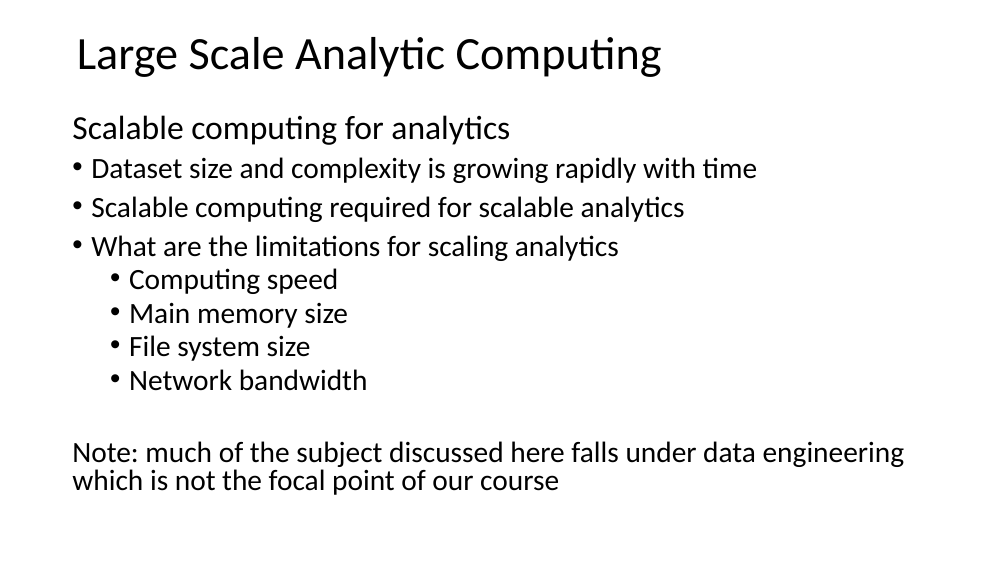
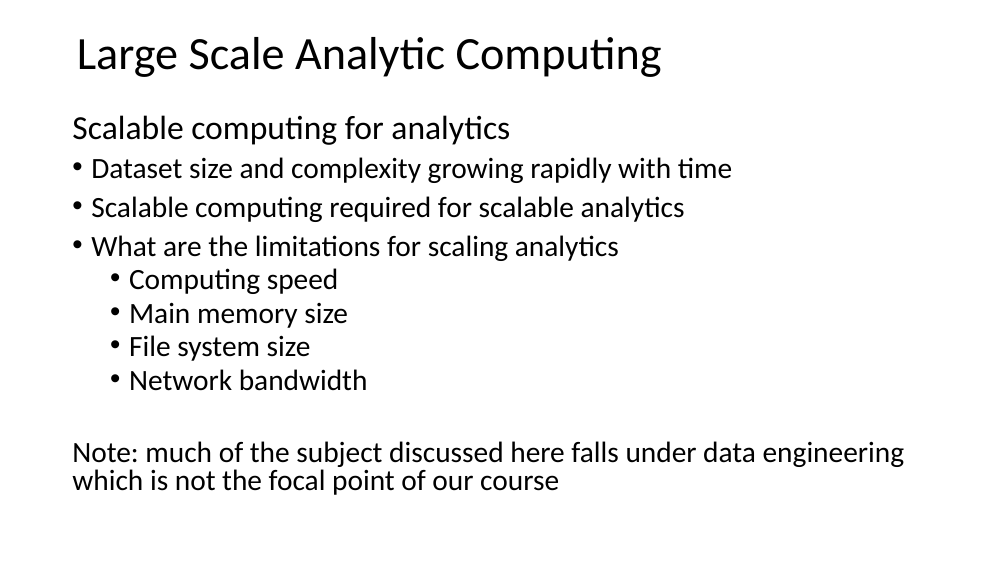
Before and after one commit to StephenElston/CSCI-E-108, a slide deck: slide 6 of slides/2_BigDataComputing.pptx (slide 10 before the commit). Drawn at 1008x567 pixels with LibreOffice and Linux fonts; fonts in the diff are those of the drawing. Boxes give left, top, right and bottom in pixels: in the first picture for what was removed or moved away, otherwise in the second. Text is boxed around its words. In the diff, an @@ line names an element or a change of style, - is before the commit and + after.

```diff
--- a/slides/2_BigDataComputing.pptx
+++ b/slides/2_BigDataComputing.pptx
@@ text at bbox=[91, 157, 732, 183]: text changed @@
-• Dataset size and complexity is growing rapidly with time
+• Dataset size and complexity growing rapidly with time
```
Also in this commit, not shown: 5 other slides changed, 1 slide added, 1 other file.
